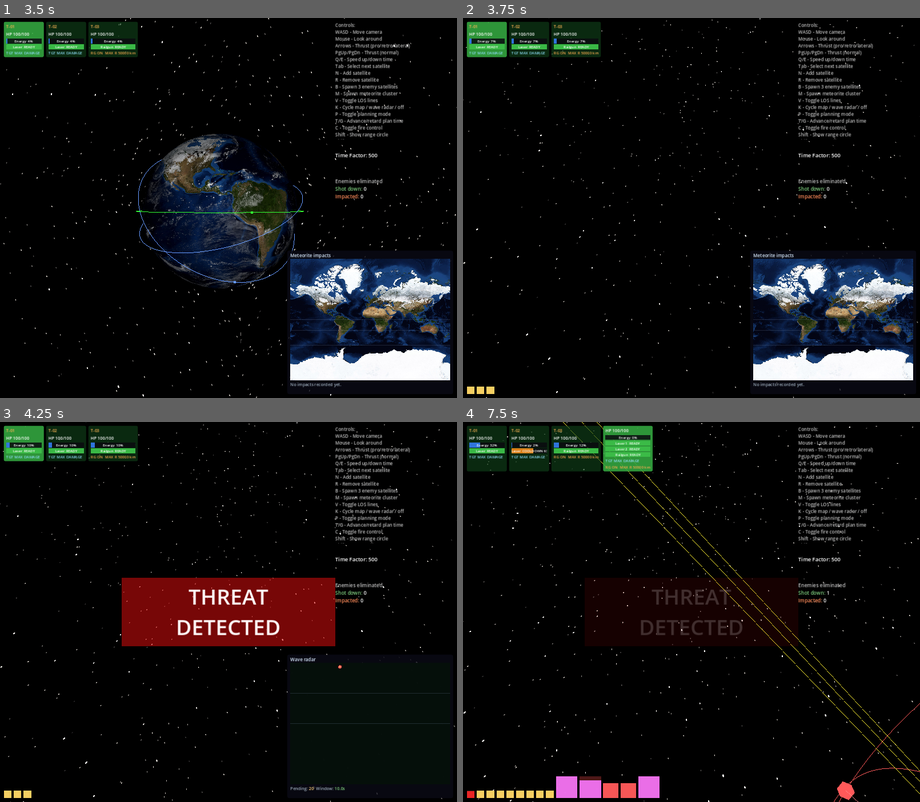
Above: before the commit, frames 1-4 (two rows, left to right).
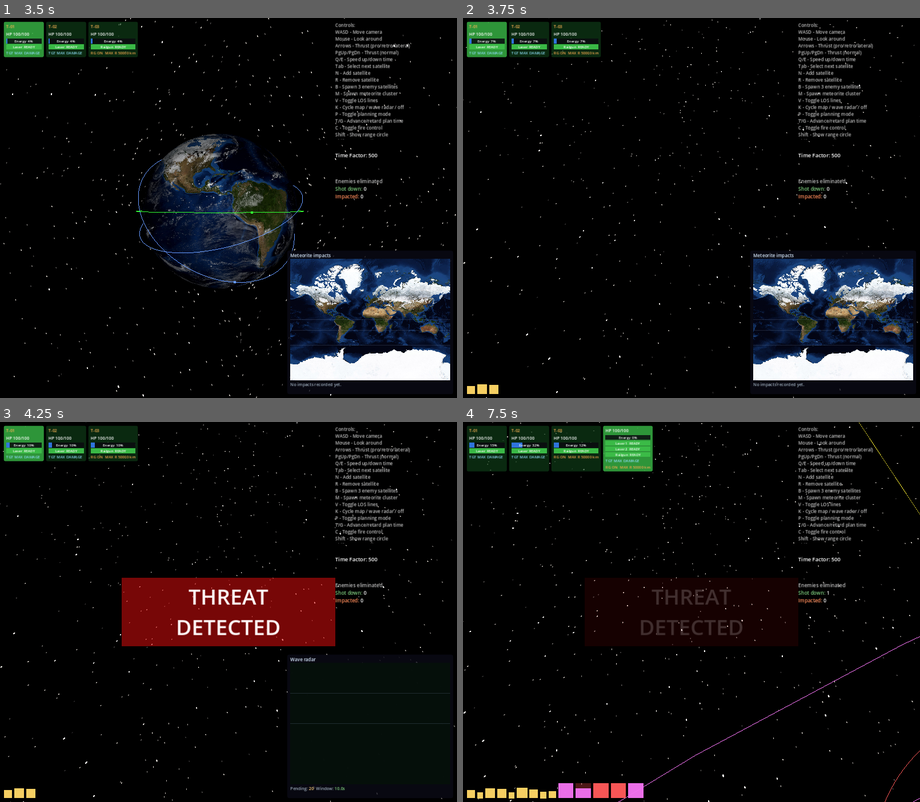
Above: after the commit, the same moments.

Repository: mellenburg/game
Game: Godot game, scene res://scenes/menu.tscn
Two runs of this game, one before a commit and one after it. Both use one fixed random seed, a clock stepped at 60 frames per second and the inputs below.
Inputs (mouse positions are in pixels of both pictures, inside the frame that each line leads up to):
- Up to frame 1 (3.5 s): click "LAUNCH ▶" at 0.5 s; tap Enter (end_game) at 1.25 s; move the mouse to (251, 208) at 1.27 s; hold W (move_forward) 1.28-2 s; tap J (add_decaying_enemy) at 1.35 s; click (251, 208) at 1.42 s; tap M (add_meteorites) at 1.55 s; click "Acknowledge ▶" at 2 s; click "LAUNCH ▶" at 2.75 s
- Up to frame 2 (3.75 s): move the mouse to (668, 208) at 3.52 s; hold W (move_forward) from 3.53 s (still down); tap M (add_meteorites) at 3.6 s
- Up to frame 3 (4.25 s): keep holding W (move_forward); tap I (start_meteorite_wave) at 3.8 s
- Up to frame 4 (7.5 s): keep holding W (move_forward); tap I (start_meteorite_wave) at 4.25, 4.35, 6.05 s; move the mouse to (700, 604) at 4.27 s; tap J (add_decaying_enemy) at 4.55, 5.1, 6.8 s; move the mouse to (686, 619) at 5.02 s; click (686, 619) at 5.17 s; tap M (add_meteorites) at 5.3, 6.6 s; move the mouse to (723, 615) at 5.77 s; tap B (add_enemies) at 5.85 s; tap K (toggle_impact_map) at 6.4 s; move the mouse to (654, 608) at 6.52 s; move the mouse to (696, 612) at 7.27 s; tap N (add_satellite) at 7.35 s; click (696, 612) at 7.42 s

Frame 1 is identical in both runs. In frame 2, less than 0.1% of the frame differs, in the area x 0-8%, y 96-99%; in frame 3, less than 0.1%; in frame 4, 1.7%, in the area x 0-100%, y 0-100%.

Commit message:
Mix wave meteorites by mass class with decaying-orbit subset
The 'i' wave now composes 20 bodies across small (8-16, 100-500kg),
medium (2-5, 500-1000kg), and large (0-3, 1000-10000kg) mass bands;
4-8 of the medium/large slots spawn as decaying-orbit threats on
their own random elliptical planes. HP is derived from mass at
10kg=1HP. The 3D cube marker scales by mass^(1/3) and the radar
blip by mass^(2/3) so heavier bodies read as bigger on both surfaces.

Diff:
--- a/godot/scripts/hud.gd
+++ b/godot/scripts/hud.gd
@@ -3,8 +3,9 @@
 ## Roster + targeting overlay. Player units render as green-tinted
 ## panels along the top-left and surface HP / energy / cooldown rows.
 ## Enemies render along the bottom-left as area-proportional squares —
-## edge length scales with sqrt(max_hp) so a meteorite (25 HP) is small,
-## a sat (100 HP) is medium, a decaying body (200 HP) is large. The
+## edge length scales with sqrt(max_hp) so a small meteorite (~10-50 HP)
+## is small, a sat (100 HP) is medium, a heavy decaying body or a
+## large meteorite (up to 1000 HP) is large. The
 ## solid fill shrinks bottom-up as HP drops, revealing a translucent
 ## red layer that marks the original footprint. Rows wrap upward once
 ## adding the next box would push them past half the viewport width.
--- a/godot/scripts/meteorite_wave.gd
+++ b/godot/scripts/meteorite_wave.gd
@@ -22,6 +22,19 @@
 ##                  bitangent), in km. Magnitude <= lateral_spread_km.
 ##   alt_offset   : float, altitude jitter in km, signed
 ##   vel_jitter   : Vector3, per-axis velocity jitter in km/s
+##   mass         : float, body mass in kg. Drives HP (10 kg = 1 HP),
+##                  3D marker scale (mass^(1/3)), and radar blip size
+##                  (mass^(2/3)). Defaults to Satellite.DEFAULT_MASS_KG
+##                  when populate() is called without a mass band.
+##   is_decaying  : bool, true if this spec should spawn as a decaying-
+##                  orbit body (highly eccentric, perigee burns) rather
+##                  than a sub-orbital meteorite. Decaying specs use
+##                  their own random orbital plane and ignore the wave's
+##                  shared nexus (r_hat / tangent / base_velocity); the
+##                  lateral / alt / vel jitter fields are still sampled
+##                  so the radar blip preview has a position to render.
+
+const DEFAULT_BODY_MASS_KG: float = 1000.0
 
 var pending: Array[Dictionary] = []
 var r_hat: Vector3 = Vector3.ZERO
@@ -69,7 +82,23 @@
 				rng.randf_range(-vel_jitter, vel_jitter),
 				rng.randf_range(-vel_jitter, vel_jitter),
 			),
+			"mass": DEFAULT_BODY_MASS_KG,
+			"is_decaying": false,
 		})
+
+
+## Replace the queue with a pre-built list of specs. Used by the mixed
+## wave path (size classes + decaying-orbit subset), where SpawnDirector
+## composes the mass/decaying mix up front and just hands the wave the
+## finished list. `duration` and `lateral_spread` are stored so the
+## radar overlay can normalise blip positions without reaching back into
+## the spawn director's constants.
+func set_specs(
+	specs: Array[Dictionary], duration: float, lateral_spread: float
+) -> void:
+	pending = specs
+	duration_sec = duration
+	lateral_spread_km = lateral_spread
 
 
 ## Decrement every pending timer by `delta`; return the specs that
--- a/godot/scripts/radar_map.gd
+++ b/godot/scripts/radar_map.gd
@@ -35,7 +35,20 @@
 	var axis_color: Color = Color(0.85, 0.92, 1.0, 0.35)
 	var blip_outer: Color = Color(1.0, 0.35, 0.35, 0.95)
 	var blip_inner: Color = Color(1.0, 0.85, 0.4, 0.95)
+	# Decaying-orbit threats get a magenta tint so the operator can
+	# distinguish them at a glance from sub-orbital meteorites — they
+	# behave very differently (long spiral-in vs straight ground impact)
+	# and mixing the two color codes them on the wave radar.
+	var blip_decaying_outer: Color = Color(0.95, 0.45, 0.95, 0.95)
+	var blip_decaying_inner: Color = Color(1.0, 0.85, 0.4, 0.95)
 	var blip_radius: float = 3.0
+	# Mass^(2/3) scaling of the blip radius: a body whose mass equals
+	# this reference renders at the unscaled blip_radius. Heavier bodies
+	# scale up at the 2/3 power (proportional to a sphere's projected
+	# cross-section under linear-radius scaling), lighter shrink. 1000 kg
+	# matches Satellite.DEFAULT_MASS_KG so the legacy fixed-radius look
+	# falls out for default bodies.
+	var blip_reference_mass_kg: float = 1000.0
 
 	func _ready() -> void:
 		mouse_filter = Control.MOUSE_FILTER_IGNORE
@@ -98,8 +111,20 @@
 				origin.x + (x_norm * 0.5 + 0.5) * view_size.x,
 				origin.y + y_norm * view_size.y,
 			)
-			draw_circle(p, blip_radius + 1.5, blip_outer)
-			draw_circle(p, blip_radius - 1.0, blip_inner)
+			# Mass^(2/3) gives the radar blip a "size on screen"
+			# proportional to a body's cross-section (radius ∝ mass^(1/3),
+			# projected area ∝ mass^(2/3)) — matches the player's mental
+			# model that a heavier rock should look bigger. Specs without
+			# a mass key (legacy storms) fall back to the reference mass.
+			var mass: float = entry.get("mass", blip_reference_mass_kg)
+			var r := blip_radius * pow(
+				maxf(mass, 1.0) / blip_reference_mass_kg, 2.0 / 3.0
+			)
+			var is_decaying: bool = entry.get("is_decaying", false)
+			var outer := blip_decaying_outer if is_decaying else blip_outer
+			var inner := blip_decaying_inner if is_decaying else blip_inner
+			draw_circle(p, r + 1.5, outer)
+			draw_circle(p, maxf(r - 1.0, 0.5), inner)
 
 
 const RADAR_SIZE := Vector2(420.0, 320.0)
--- a/godot/scripts/satellite.gd
+++ b/godot/scripts/satellite.gd
@@ -16,6 +16,13 @@
 const TEAM_ENEMY: int = 1
 
 const SCENE_SCALE: float = 1.0 / 1000.0
+# Base side length (in scene units) of the cube marker used for a
+# DEFAULT_MASS_KG body. Heavier bodies scale this by mass^(1/3) so the
+# rendered volume tracks mass linearly; lighter bodies shrink the same
+# way. Sized to match the historical 0.15-cube look at the default
+# 1000 kg reference.
+const MARKER_BASE_SIZE: float = 0.15
+const MARKER_REFERENCE_MASS_KG: float = 1000.0
 const DEFAULT_R := Vector3(-6045.0, -3490.0, 2500.0)
 const DEFAULT_V := Vector3(-3.56, 6.618, 2.533)
 const DELTA_V_MAGNITUDE: float = 0.050
@@ -235,7 +242,7 @@
 func _ready() -> void:
 	_marker = MeshInstance3D.new()
 	var box := BoxMesh.new()
-	box.size = Vector3(0.15, 0.15, 0.15)
+	box.size = _marker_box_size()
 	_marker.mesh = box
 
 	_marker_mat = StandardMaterial3D.new()
@@ -594,6 +601,7 @@
 		weapons.clear()
 	if is_inside_tree():
 		_apply_color()
+		_apply_marker_size()
 		_sync_marker_position()
 
 
@@ -601,6 +609,32 @@
 	if _marker == null:
 		return
 	_marker.position = orbit.r * SCENE_SCALE
+
+
+# Mesh side length (uniform cube) derived from mass^(1/3) so the
+# rendered volume tracks mass linearly. A default 1000 kg unit yields
+# the historical 0.15-unit cube; smaller / larger bodies scale around
+# that reference. maxf(mass, 1.0) is a paranoia floor so a zero or
+# negative mass — should one slip through — doesn't collapse the cube
+# to a point.
+func _marker_box_size() -> Vector3:
+	var side := MARKER_BASE_SIZE * pow(
+		maxf(mass, 1.0) / MARKER_REFERENCE_MASS_KG, 1.0 / 3.0
+	)
+	return Vector3(side, side, side)
+
+
+# Re-derive and apply the cube size from the current mass. Called from
+# clone_orbit_from after the planning satellite copies real-side mass,
+# since the BoxMesh was already sized at _ready under the planning
+# clone's default mass.
+func _apply_marker_size() -> void:
+	if _marker == null:
+		return
+	var box := _marker.mesh as BoxMesh
+	if box == null:
+		return
+	box.size = _marker_box_size()
 
 
 func _base_color() -> Color:
--- a/godot/scripts/spawn_director.gd
+++ b/godot/scripts/spawn_director.gd
@@ -69,7 +69,43 @@
 const METEORITE_LATERAL_SPREAD_KM: float = 6000.0
 const METEORITE_ALT_JITTER_KM: float = 3000.0
 const METEORITE_VELOCITY_JITTER: float = 0.8
-const METEORITE_HP: float = 25.0
+
+# Mass-to-HP conversion: 10 kg = 1 HP (i.e. 0.1 HP per kg). Used to
+# derive max_hp from a body's spawned mass for both wave meteorites and
+# wave-borne decaying-orbit threats so a single dial governs both
+# difficulty (HP) and physical scale (3D marker + radar blip).
+const HP_PER_KG: float = 0.1
+
+# Size-class mass bands, in kg. The bands are non-overlapping at the
+# class boundaries (small max == medium min) so a body's class is a
+# function of where its mass was sampled, never an independent label.
+const SMALL_MASS_MIN_KG: float = 100.0
+const SMALL_MASS_MAX_KG: float = 500.0
+const MEDIUM_MASS_MIN_KG: float = 500.0
+const MEDIUM_MASS_MAX_KG: float = 1000.0
+const LARGE_MASS_MIN_KG: float = 1000.0
+const LARGE_MASS_MAX_KG: float = 10000.0
+
+const SIZE_SMALL: int = 0
+const SIZE_MEDIUM: int = 1
+const SIZE_LARGE: int = 2
+
+# Per-class count bands within a single 20-body wave. The constraint
+# that the three counts sum to METEORITE_WAVE_COUNT means the medium
+# count is bracketed by the residual after picking large; see
+# _sample_size_class_counts for the derivation.
+const WAVE_SMALL_COUNT_MIN: int = 8
+const WAVE_SMALL_COUNT_MAX: int = 16
+const WAVE_MEDIUM_COUNT_MIN: int = 2
+const WAVE_MEDIUM_COUNT_MAX: int = 5
+const WAVE_LARGE_COUNT_MIN: int = 0
+const WAVE_LARGE_COUNT_MAX: int = 3
+
+# Of the medium / large bodies in a wave, this many become decaying-
+# orbit threats (highly eccentric, perigee-burn spiral) rather than
+# sub-orbital meteorites. Small bodies are always plain meteorites.
+const WAVE_DECAYING_COUNT_MIN: int = 4
+const WAVE_DECAYING_COUNT_MAX: int = 8
 
 # Wave mode: 20 meteorites from a single shared nexus, arrival times
 # distributed uniformly across a 10-second wall-clock window so the
@@ -94,7 +130,13 @@
 # already heading inbound, so the very first observed motion is
 # "falling toward Earth" — sets the spiral-in narrative immediately.
 const DECAYING_INITIAL_NU_FROM_APOGEE_DEG: float = 15.0
-const DECAYING_HP: float = 200.0
+# Default mass (kg) for a standalone decaying-orbit spawn — i.e. the
+# legacy single-body "add decaying enemy" entry point that the player
+# triggers outside of a wave. Sits at the medium / large boundary so
+# the body reads as a meaningful threat without overshooting into the
+# heaviest large-class band the wave path can produce. Wave-borne
+# decaying threats sample their own mass from the medium / large band.
+const DECAYING_DEFAULT_MASS_KG: float = 1000.0
 
 # Active meteorite waves. Each carries its own nexus + queue of pending
 # spawn delays; ticked from the controller's _process so the spawn
@@ -335,29 +377,141 @@
 		_satellites.append(sat)
 
 
-# Begin a 10-second wave: N meteorites all sharing one random nexus,
-# their individual spawn delays drawn uniformly across the window so
-# arrivals are spread out rather than bursty. Multiple waves can overlap
-# (the player presses "i" again before the previous wave finishes) —
-# each is a separate entry in meteorite_waves with its own nexus.
+# Begin a 10-second wave: 20 meteorites all sharing one random sub-
+# orbital nexus, individual spawn delays drawn uniformly across the
+# window so arrivals are spread out rather than bursty. Each body's
+# size class (small / medium / large) and mass are sampled up front
+# per _sample_wave_specs; 4-8 of the medium / large slots are flipped
+# to decaying-orbit threats, which spawn on their own random elliptical
+# planes when their timer expires (the wave nexus only governs the
+# sub-orbital meteorite path). Multiple waves can overlap; each gets
+# its own MeteoriteWave entry.
 func start_meteorite_wave(
 	count: int = METEORITE_WAVE_COUNT,
 	duration_sec: float = METEORITE_WAVE_DURATION_SEC,
 	preroll_sec: float = METEORITE_WAVE_PREROLL_SEC,
 ) -> void:
 	var wave := _build_meteorite_wave_at_random_nexus()
-	wave.populate(
-		_rng,
-		count,
-		duration_sec,
-		METEORITE_LATERAL_SPREAD_KM,
-		METEORITE_ALT_JITTER_KM,
-		METEORITE_VELOCITY_JITTER,
-		preroll_sec,
-	)
+	var specs := _sample_wave_specs(count, duration_sec, preroll_sec)
+	wave.set_specs(specs, duration_sec, METEORITE_LATERAL_SPREAD_KM)
 	meteorite_waves.append(wave)
 	if _threat_alert != null:
 		_threat_alert.trigger()
+
+
+# Build the full 20-spec mix for a single wave: pick the size-class
+# count distribution, allocate decaying-orbit slots from the medium /
+# large indices, then sample per-body fields (timer, lateral, mass).
+# Returns a typed array of pending dicts ready to drop into
+# MeteoriteWave.set_specs.
+func _sample_wave_specs(
+	count: int, duration_sec: float, preroll_sec: float
+) -> Array[Dictionary]:
+	var counts := _sample_size_class_counts(count)
+	var n_small: int = counts["small"]
+	var n_medium: int = counts["medium"]
+	var n_large: int = counts["large"]
+	var sizes: Array[int] = []
+	for _i in range(n_small):
+		sizes.append(SIZE_SMALL)
+	for _i in range(n_medium):
+		sizes.append(SIZE_MEDIUM)
+	for _i in range(n_large):
+		sizes.append(SIZE_LARGE)
+	_shuffle_int_array(sizes)
+
+	# Flag a random subset of the medium / large indices as decaying.
+	# Small bodies are always plain meteorites (per the design), so the
+	# decaying picks are restricted to the heavier slots.
+	var heavy_indices: Array[int] = []
+	for i in range(sizes.size()):
+		if sizes[i] != SIZE_SMALL:
+			heavy_indices.append(i)
+	_shuffle_int_array(heavy_indices)
+	var d_max := mini(WAVE_DECAYING_COUNT_MAX, heavy_indices.size())
+	var d_min := mini(WAVE_DECAYING_COUNT_MIN, heavy_indices.size())
+	var d_count := _rng.randi_range(d_min, d_max)
+	var decaying_set := {}
+	for i in range(d_count):
+		decaying_set[heavy_indices[i]] = true
+
+	var specs: Array[Dictionary] = []
+	for i in range(sizes.size()):
+		var size_class: int = sizes[i]
+		var mass := _sample_mass_for_class(size_class)
+		specs.append(_make_wave_spec(
+			mass, decaying_set.has(i), duration_sec, preroll_sec
+		))
+	return specs
+
+
+# Pick a (small, medium, large) triple summing to `total`, with each
+# count constrained to its WAVE_*_COUNT_MIN/MAX band. Derivation:
+#   small = total - medium - large
+#   small ∈ [SMIN, SMAX]
+#     ⇒ medium + large ∈ [total - SMAX, total - SMIN]
+# Pick large first inside its own band, then medium inside the
+# residual band intersected with its own. With the design constants
+# (8..16 / 2..5 / 0..3 / total=20) this always has a non-empty
+# medium range; the maxi/mini are belt-and-braces in case the bands
+# are retuned later.
+func _sample_size_class_counts(total: int) -> Dictionary:
+	var large := _rng.randi_range(WAVE_LARGE_COUNT_MIN, WAVE_LARGE_COUNT_MAX)
+	var med_min := maxi(WAVE_MEDIUM_COUNT_MIN, total - WAVE_SMALL_COUNT_MAX - large)
+	var med_max := mini(WAVE_MEDIUM_COUNT_MAX, total - WAVE_SMALL_COUNT_MIN - large)
+	if med_max < med_min:
+		med_max = med_min
+	var medium := _rng.randi_range(med_min, med_max)
+	var small := total - medium - large
+	return {"small": small, "medium": medium, "large": large}
+
+
+func _sample_mass_for_class(size_class: int) -> float:
+	match size_class:
+		SIZE_SMALL:
+			return _rng.randf_range(SMALL_MASS_MIN_KG, SMALL_MASS_MAX_KG)
+		SIZE_MEDIUM:
+			return _rng.randf_range(MEDIUM_MASS_MIN_KG, MEDIUM_MASS_MAX_KG)
+		_:
+			return _rng.randf_range(LARGE_MASS_MIN_KG, LARGE_MASS_MAX_KG)
+
+
+# Build a single pending spec. Lateral / altitude / velocity jitter are
+# sampled the same way as the legacy populate() path so the meteorite
+# branch keeps producing the same kind of cluster spread; decaying
+# specs get the same fields just so the radar overlay has a position
+# to plot for them while the spawn-time geometry uses an independent
+# random plane per body (see _make_decaying_enemy).
+func _make_wave_spec(
+	mass: float, is_decaying: bool, duration_sec: float, preroll_sec: float
+) -> Dictionary:
+	var ang := _rng.randf_range(0.0, TAU)
+	var dist := _rng.randf_range(0.0, METEORITE_LATERAL_SPREAD_KM)
+	return {
+		"t": _rng.randf_range(0.0, duration_sec) + preroll_sec,
+		"lateral": Vector2(cos(ang) * dist, sin(ang) * dist),
+		"alt_offset": _rng.randf_range(
+			-METEORITE_ALT_JITTER_KM, METEORITE_ALT_JITTER_KM
+		),
+		"vel_jitter": Vector3(
+			_rng.randf_range(-METEORITE_VELOCITY_JITTER, METEORITE_VELOCITY_JITTER),
+			_rng.randf_range(-METEORITE_VELOCITY_JITTER, METEORITE_VELOCITY_JITTER),
+			_rng.randf_range(-METEORITE_VELOCITY_JITTER, METEORITE_VELOCITY_JITTER),
+		),
+		"mass": mass,
+		"is_decaying": is_decaying,
+	}
+
+
+# Fisher-Yates shuffle driven by the spawn director's seeded RNG so
+# wave layouts are reproducible from the same seed. Array.shuffle()
+# uses Godot's process-global RNG, which would defeat that property.
+func _shuffle_int_array(arr: Array[int]) -> void:
+	for i in range(arr.size() - 1, 0, -1):
+		var j := _rng.randi_range(0, i)
+		var tmp: int = arr[i]
+		arr[i] = arr[j]
+		arr[j] = tmp
 
 
 # Spawn a single decaying-orbit enemy. Highly eccentric, spawned just
@@ -366,7 +520,7 @@
 # orbit spirals inward), and eventually one of those kicks pushes the
 # trailing apsis below the surface — body impacts on its next descent.
 func add_decaying_enemy() -> void:
-	var sat := _make_decaying_enemy()
+	var sat := _make_decaying_enemy(DECAYING_DEFAULT_MASS_KG)
 	_satellite_container.add_child(sat)
 	_satellites.append(sat)
 
@@ -381,13 +535,22 @@
 		var wave := meteorite_waves[i]
 		var ready_specs: Array[Dictionary] = wave.tick(delta)
 		for spec: Dictionary in ready_specs:
-			var sat := _make_meteorite(
-				wave.r_hat,
-				wave.tangent,
-				wave.base_altitude,
-				wave.base_velocity,
-				spec,
-			)
+			var mass: float = spec.get("mass", Satellite.DEFAULT_MASS_KG)
+			var sat: Satellite
+			if spec.get("is_decaying", false):
+				# Decaying-orbit threats live on their own random
+				# elliptical plane; the wave's shared sub-orbital nexus
+				# doesn't apply to them. Lateral / vel-jitter from the
+				# spec is only consumed by the radar preview.
+				sat = _make_decaying_enemy(mass)
+			else:
+				sat = _make_meteorite(
+					wave.r_hat,
+					wave.tangent,
+					wave.base_altitude,
+					wave.base_velocity,
+					spec,
+				)
 			_satellite_container.add_child(sat)
 			_satellites.append(sat)
 		if wave.is_complete():
@@ -434,8 +597,14 @@
 	sat.team = Satellite.TEAM_ENEMY
 	sat.weapons.clear()
 	sat.is_meteorite = true
-	sat.max_hp = METEORITE_HP
-	sat.hp = METEORITE_HP
+	# Mass drives both HP (10 kg = 1 HP) and the visual scale (3D
+	# marker, radar blip), keeping difficulty and physical size on a
+	# single dial. Specs from the legacy storm path don't carry mass;
+	# fall back to the satellite's default to keep that branch working.
+	var mass: float = spec.get("mass", Satellite.DEFAULT_MASS_KG)
+	sat.mass = mass
+	sat.max_hp = mass * HP_PER_KG
+	sat.hp = sat.max_hp
 
 	# Lateral offset uses the in-plane basis (tangent + bitangent); the
 	# bitangent is just r_hat × tangent so the offset stays in the plane
@@ -462,7 +631,10 @@
 # which (unlike the time-distributed wave) has no pre-populated queue
 # to draw from. Mirrors the per-body sampling done in
 # MeteoriteWave.populate so both spawn paths produce the same kind of
-# spread for the same lateral / altitude / velocity bands.
+# spread for the same lateral / altitude / velocity bands. Storm bodies
+# fall in the small mass class — the storm is the cheap-and-cheerful
+# threat; the wave path is where heavier meteorites and decaying-orbit
+# bodies show up.
 func _sample_meteorite_spec(
 	lateral_spread: float,
 	altitude_jitter: float,
@@ -479,16 +651,21 @@
 			_rng.randf_range(-vel_jitter, vel_jitter),
 			_rng.randf_range(-vel_jitter, vel_jitter),
 		),
+		"mass": _sample_mass_for_class(SIZE_SMALL),
+		"is_decaying": false,
 	}
 
 
-func _make_decaying_enemy() -> Satellite:
+func _make_decaying_enemy(mass: float) -> Satellite:
 	var sat := Satellite.new()
 	sat.team = Satellite.TEAM_ENEMY
 	sat.weapons.clear()
 	sat.is_decaying = true
-	sat.max_hp = DECAYING_HP
-	sat.hp = DECAYING_HP
+	# Mass-driven HP keeps the spiral-in threat consistent with the rest
+	# of the wave: a heavier body soaks more shots before going down.
+	sat.mass = mass
+	sat.max_hp = mass * HP_PER_KG
+	sat.hp = sat.max_hp
 
 	var r_p := EarthOrbit.EARTH_RADIUS_KM + DECAYING_PERIGEE_ALT_KM
 	var r_a := EarthOrbit.EARTH_RADIUS_KM + DECAYING_APOGEE_ALT_KM
--- /dev/null
+++ b/godot/tests/test_wave_mix.gd
@@ -0,0 +1,126 @@
+extends "res://tests/framework.gd"
+## Wave size-class + decaying-orbit composition tests. SpawnDirector's
+## start_meteorite_wave now mixes 20 bodies across small / medium /
+## large mass bands with a 4-8 decaying-orbit subset drawn from the
+## medium / large slots; these tests pin down each invariant the wave
+## generator is supposed to honour. Driven through the public API with
+## a seeded RNG so the exact spec list is reproducible.
+
+const SpawnDirector = preload("res://scripts/spawn_director.gd")
+const Satellite = preload("res://scripts/satellite.gd")
+const MeteoriteWave = preload("res://scripts/meteorite_wave.gd")
+
+
+func _make_director(rng_seed: int) -> Array:
+	var container := Node3D.new()
+	var sats: Array[Satellite] = []
+	var sd := SpawnDirector.new()
+	sd.setup(container, sats, null)
+	# Override the randomized seed so the spec composition is
+	# deterministic across this test's invocations.
+	sd._rng.seed = rng_seed
+	return [sd, container]
+
+
+func _classify(mass: float) -> int:
+	if mass <= SpawnDirector.SMALL_MASS_MAX_KG:
+		return SpawnDirector.SIZE_SMALL
+	if mass <= SpawnDirector.MEDIUM_MASS_MAX_KG:
+		return SpawnDirector.SIZE_MEDIUM
+	return SpawnDirector.SIZE_LARGE
+
+
+# Drive a spread of seeds so the bands — not a single roll — are what
+# actually gets covered. 32 seeds × 20 bodies is plenty to land hits on
+# each (large=0..3, decaying=4..8) combination at least once.
+const TRIAL_COUNT: int = 32
+
+
+func test_wave_total_count_is_20() -> void:
+	var bundle := _make_director(1)
+	var sd: SpawnDirector = bundle[0]
+	sd.start_meteorite_wave()
+	var wave: MeteoriteWave = sd.meteorite_waves[0]
+	assert_eq(wave.pending.size(), 20)
+	bundle[1].queue_free()
+
+
+func test_size_class_counts_within_bands_across_seeds() -> void:
+	# Per-trial: small ∈ [8,16], medium ∈ [2,5], large ∈ [0,3], sum=20.
+	for s in range(TRIAL_COUNT):
+		var bundle := _make_director(s + 1)
+		var sd: SpawnDirector = bundle[0]
+		sd.start_meteorite_wave()
+		var wave: MeteoriteWave = sd.meteorite_waves[0]
+		var n_small := 0
+		var n_medium := 0
+		var n_large := 0
+		for entry: Dictionary in wave.pending:
+			var m: float = entry["mass"]
+			var cls := _classify(m)
+			if cls == SpawnDirector.SIZE_SMALL:
+				n_small += 1
+			elif cls == SpawnDirector.SIZE_MEDIUM:
+				n_medium += 1
+			else:
+				n_large += 1
+		assert_eq(n_small + n_medium + n_large, 20,
+			"seed %d totals don't sum to 20" % s)
+		assert_true(n_small >= 8 and n_small <= 16,
+			"seed %d small=%d outside [8,16]" % [s, n_small])
+		assert_true(n_medium >= 2 and n_medium <= 5,
+			"seed %d medium=%d outside [2,5]" % [s, n_medium])
+		assert_true(n_large >= 0 and n_large <= 3,
+			"seed %d large=%d outside [0,3]" % [s, n_large])
+		bundle[1].queue_free()
+
+
+func test_mass_within_class_band() -> void:
+	# Every body's sampled mass lands inside the declared band for its
+	# size class — no overlap, no out-of-range values.
+	var bundle := _make_director(7)
+	var sd: SpawnDirector = bundle[0]
+	sd.start_meteorite_wave()
+	var wave: MeteoriteWave = sd.meteorite_waves[0]
+	for entry: Dictionary in wave.pending:
+		var m: float = entry["mass"]
+		assert_true(m >= SpawnDirector.SMALL_MASS_MIN_KG,
+			"mass %f below smallest band floor" % m)
+		assert_true(m <= SpawnDirector.LARGE_MASS_MAX_KG,
+			"mass %f above largest band ceiling" % m)
+	bundle[1].queue_free()
+
+
+func test_decaying_count_in_band_and_only_heavy() -> void:
+	# 4-8 decaying bodies per wave; every decaying spec must be on a
+	# medium or large body (small bodies are always plain meteorites).
+	for s in range(TRIAL_COUNT):
+		var bundle := _make_director(s + 100)
+		var sd: SpawnDirector = bundle[0]
+		sd.start_meteorite_wave()
+		var wave: MeteoriteWave = sd.meteorite_waves[0]
+		var d_count := 0
+		for entry: Dictionary in wave.pending:
+			var is_dec: bool = entry.get("is_decaying", false)
+			if is_dec:
+				d_count += 1
+				var m: float = entry["mass"]
+				var cls := _classify(m)
+				assert_true(cls != SpawnDirector.SIZE_SMALL,
+					"seed %d decaying spec on small mass %f" % [s, m])
+		assert_true(d_count >= 4 and d_count <= 8,
+			"seed %d decaying count %d outside [4,8]" % [s, d_count])
+		bundle[1].queue_free()
+
+
+func test_wave_metadata_is_set() -> void:
+	# duration_sec / lateral_spread_km must be populated so the radar
+	# overlay can normalise blip positions without reaching back into
+	# spawn_director's constants.
+	var bundle := _make_director(11)
+	var sd: SpawnDirector = bundle[0]
+	sd.start_meteorite_wave()
+	var wave: MeteoriteWave = sd.meteorite_waves[0]
+	assert_true(wave.duration_sec > 0.0)
+	assert_true(wave.lateral_spread_km > 0.0)
+	bundle[1].queue_free()
